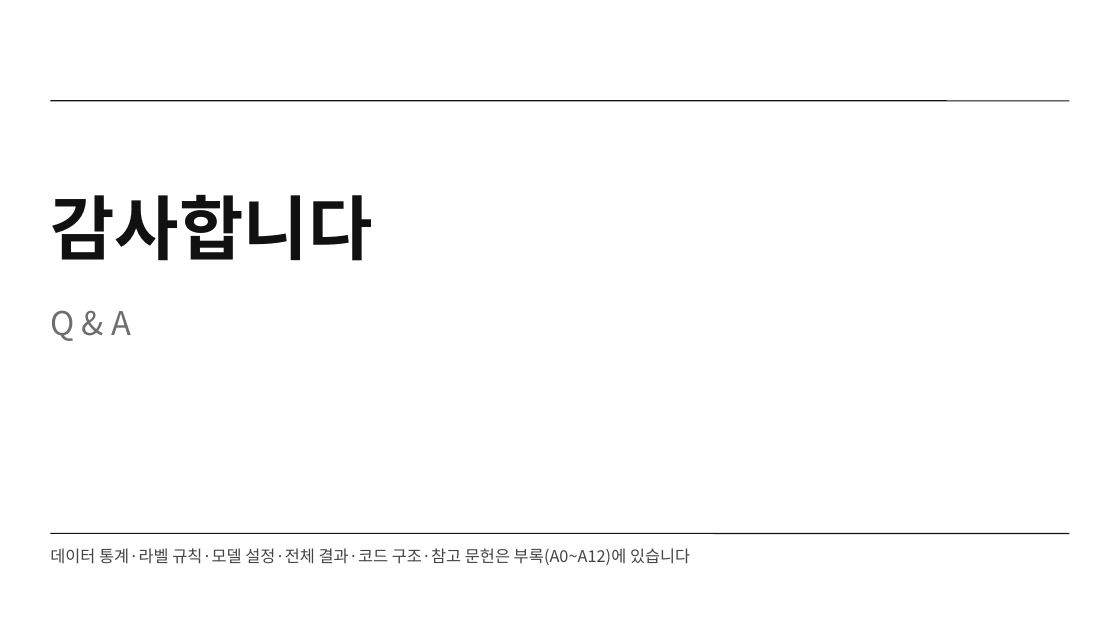
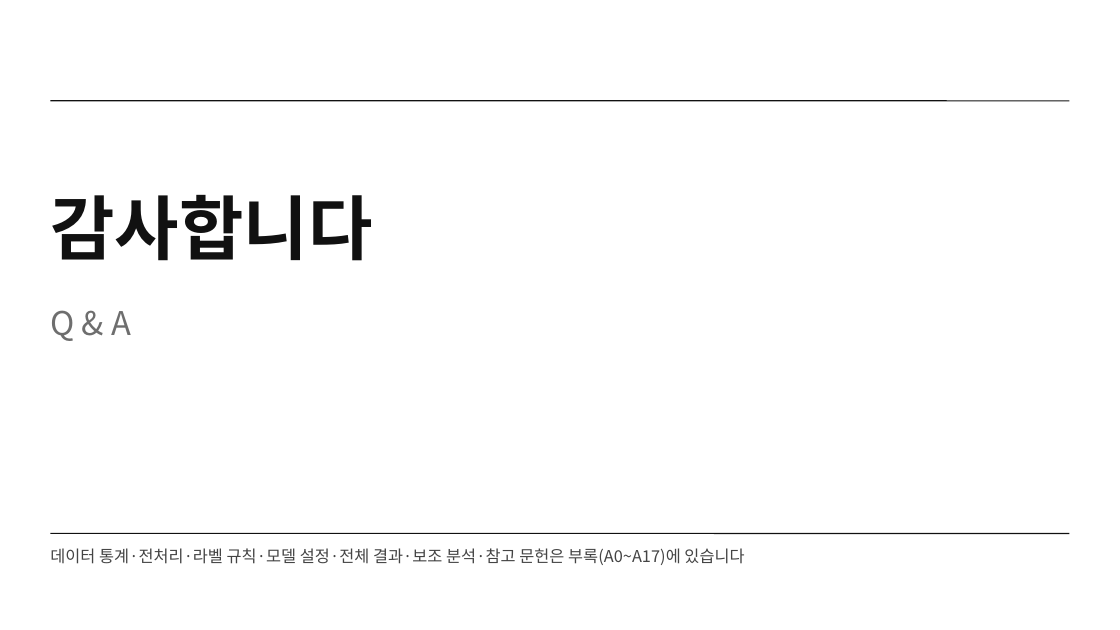
Before and after one commit to jeonbinggu/bigdata-agent-failure-prediction, a slide deck: slide 15 of slides/27팀_발표.pptx. Drawn at 1120x630 pixels with LibreOffice and Linux fonts; fonts in the diff are those of the drawing. Boxes give left, top, right and bottom in pixels: in the first picture for what was removed or moved away, otherwise in the second. Text is boxed around its words. In the diff, an @@ line names an element or a change of style, - is before the commit and + after.

```diff
--- a/slides/27팀_발표.pptx
+++ b/slides/27팀_발표.pptx
@@ text at (50,548,744,565): text changed @@
-데이터 통계·라벨 규칙·모델 설정·전체 결과·코드 구조·참고 문헌은 부록(A0~A12)에 있습니다
+데이터 통계·전처리·라벨 규칙·모델 설정·전체 결과·보조 분석·참고 문헌은 부록(A0~A17)에 있습니다
```
Also in this commit, not shown: 6 other slides changed, 5 slides added, 4 other files.
